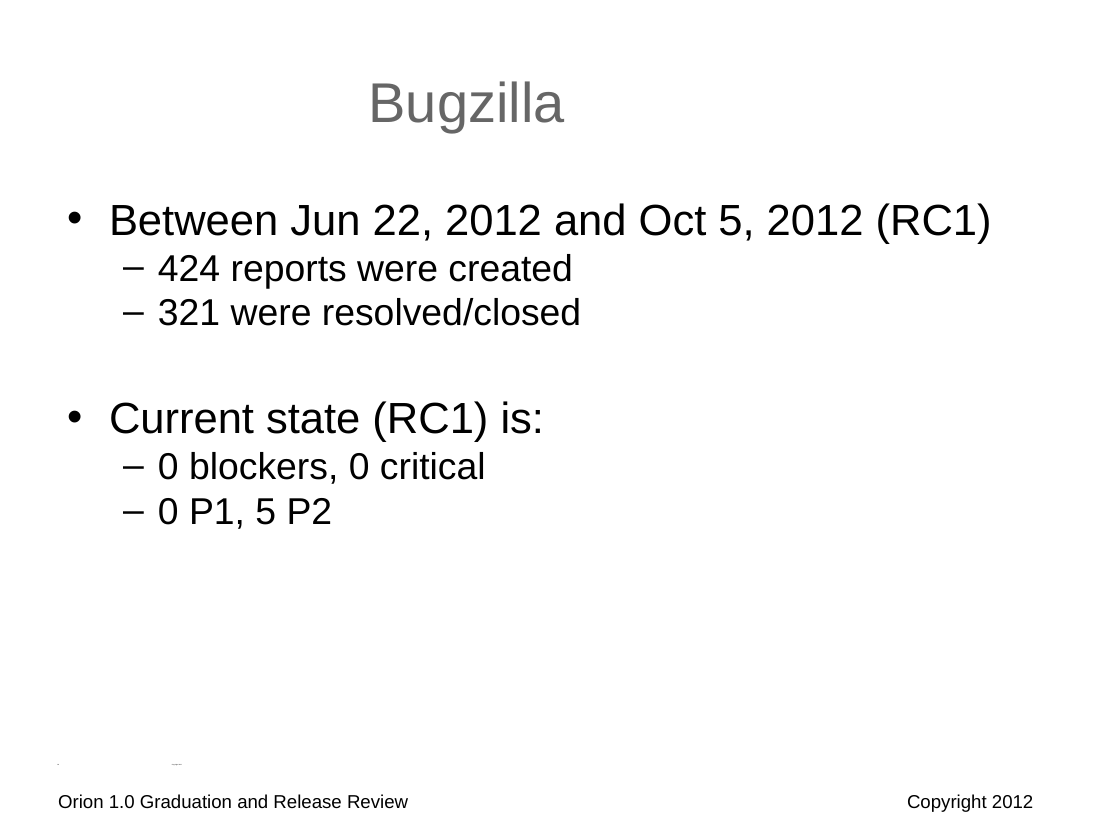
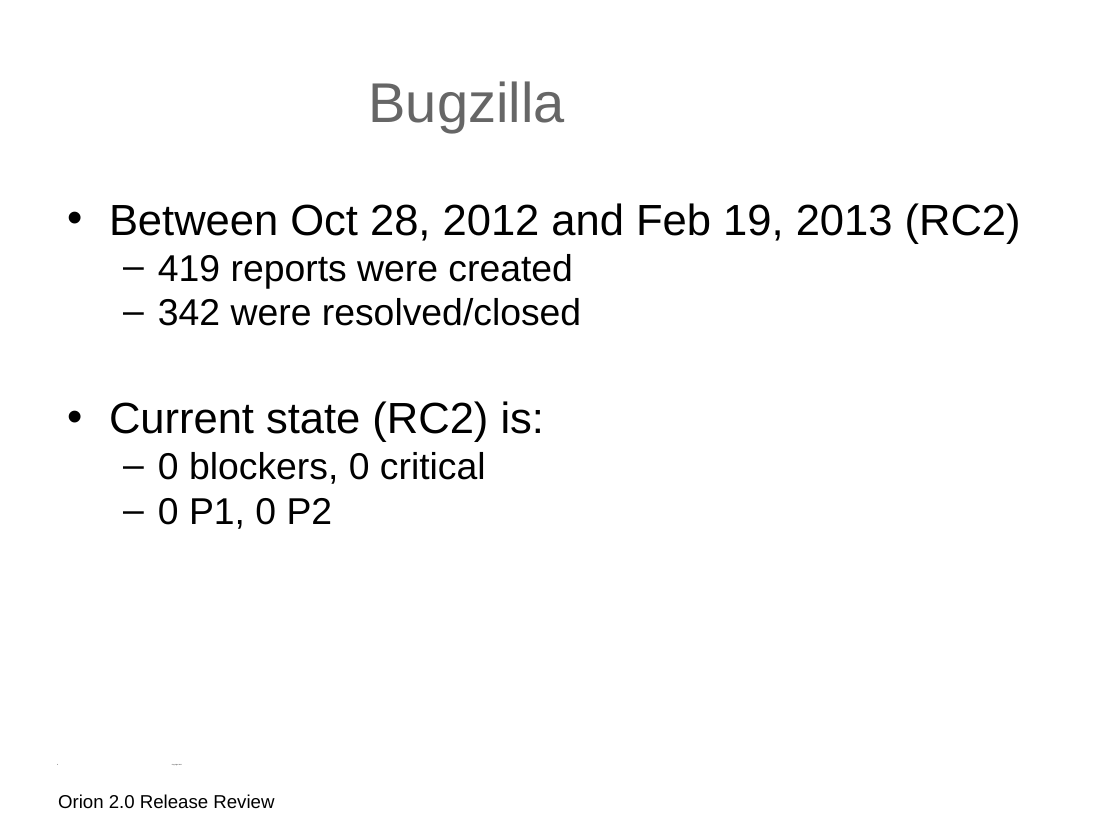
Before and after one commit to eclipse-archived/orion, a slide deck: slide 8 of reviews/orion-2-0-release-review.odp (slide 18 before the commit). Drawn at 1120x840 pixels with LibreOffice and Linux fonts; fonts in the diff are those of the drawing; background and template pictures are left out. Boxes give left, top, right and bottom in pixels: in the first picture for what was removed or moved away, otherwise in the second. Text is boxed around its words. In the diff, an @@ line names an element or a change of style, - is before the commit and + after.

Commit message:
Updating 2.0 Review Slides

```diff
--- a/reviews/orion-2-0-release-review.odp
+++ b/reviews/orion-2-0-release-review.odp
@@ text at box(109, 203, 1021, 442): text changed @@
-• Between Jun 22, 2012 and Oct 5, 2012 (RC1)
-  – 424 reports were created
-  – 321 were resolved/closed
-• Current state (RC1) is:
+• Between Oct 28, 2012 and Feb 19, 2013 (RC2)
+  – 419 reports were created
+  – 342 were resolved/closed
+• Current state (RC2) is:
@@ text at box(158, 498, 333, 529): text changed @@
-  – 0 P1, 5 P2
+  – 0 P1, 0 P2
@@ text at box(58, 794, 274, 809): text changed @@
-Orion 1.0 Graduation and Release Review
+Orion 2.0 Release Review
@@ text removed at box(907, 794, 1033, 812) @@
-Copyright 2012
```
Also in this commit, not shown: 9 other slides changed, 4 slides added, 15 slides removed, 1 other file.
